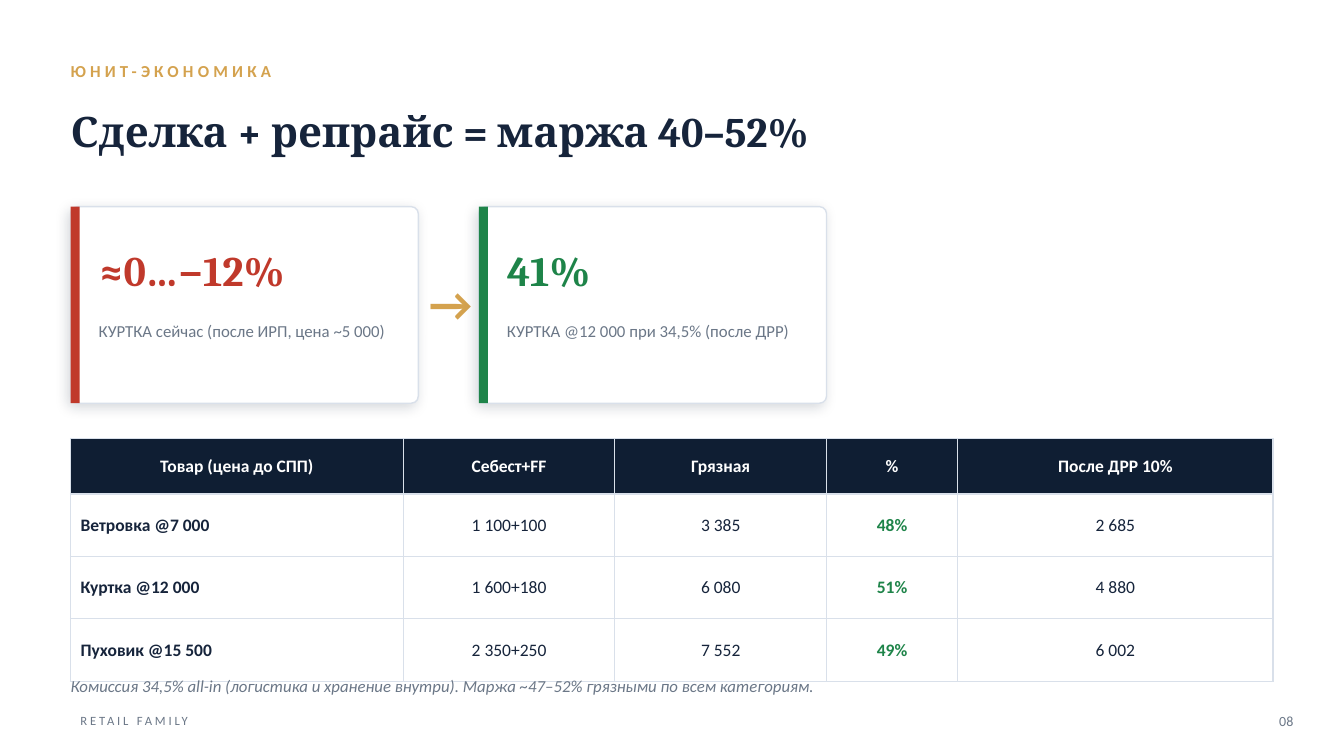
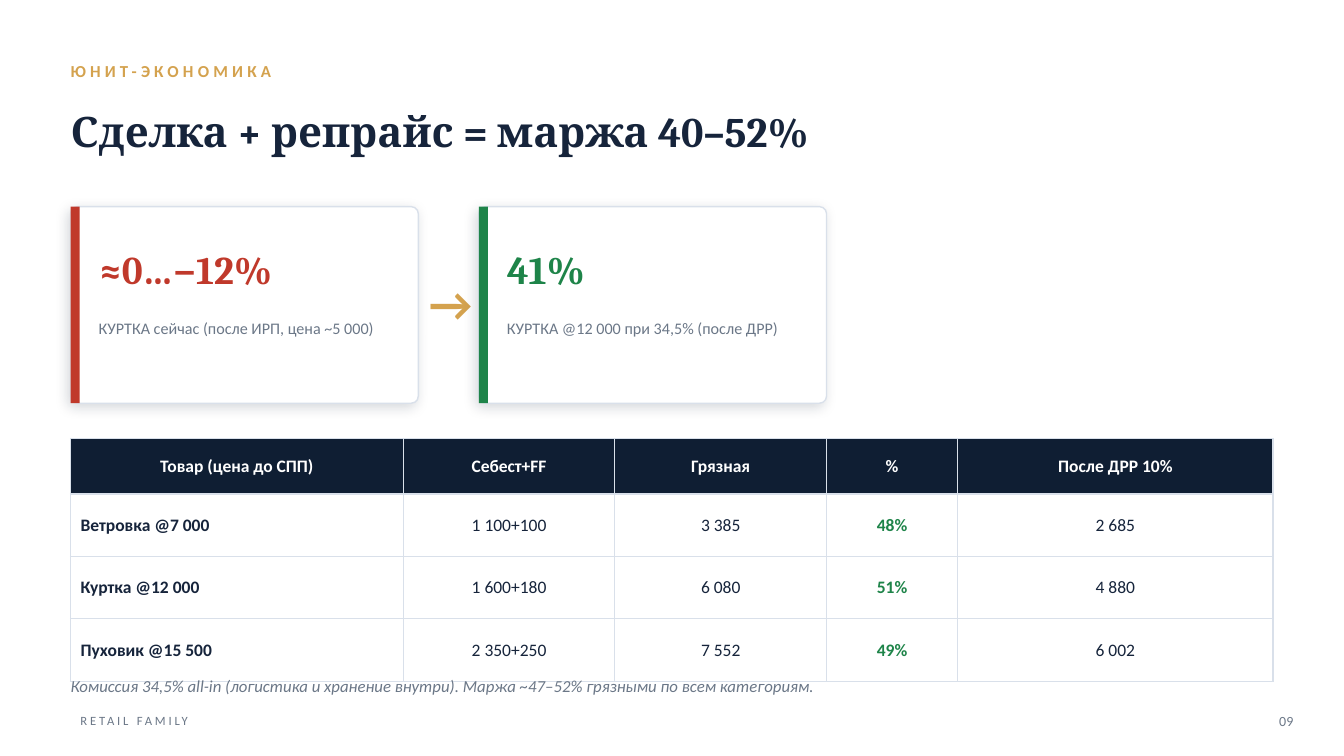
Before and after one commit to mopankratov-cmyk/finance-panel, a slide deck: slide 9 of docs/Retail-Family-Investor.pptx (slide 8 before the commit). Drawn at 1344x756 pixels with LibreOffice and Linux fonts; fonts in the diff are those of the drawing. Boxes give left, top, right and bottom in pixels: in the first picture for what was removed or moved away, otherwise in the second. Text is boxed around its words. In the diff, an @@ line names an element or a change of style, - is before the commit and + after.

```diff
--- a/docs/Retail-Family-Investor.pptx
+++ b/docs/Retail-Family-Investor.pptx
@@ text "≈0…−12%" at [99,257,272,285]: size 30 to 28 pt @@
@@ text "41%" at [507,257,585,285]: size 30 to 28 pt @@
@@ text "КУРТКА сейчас (после ИРП, цена ..." at [99,322,373,337]: size 12 to 11.5 pt @@
@@ text "КУРТКА @12 000 при 34,5% ..." at [507,322,778,337]: size 12 to 11.5 pt @@
@@ text at [1279,717,1293,726]: text changed @@
-08
+09
```
Also in this commit, not shown: 10 other slides changed, 1 slide added, 4 other files.
